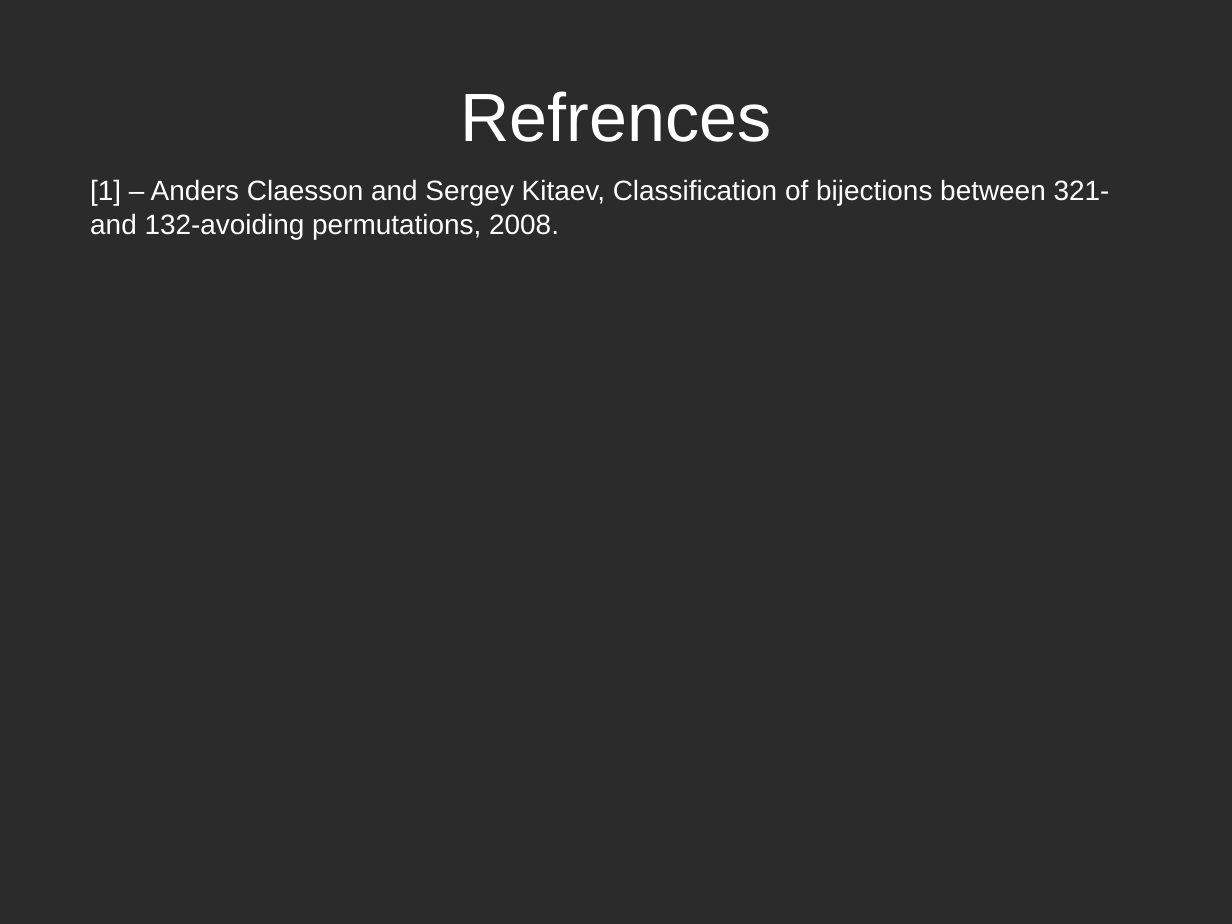
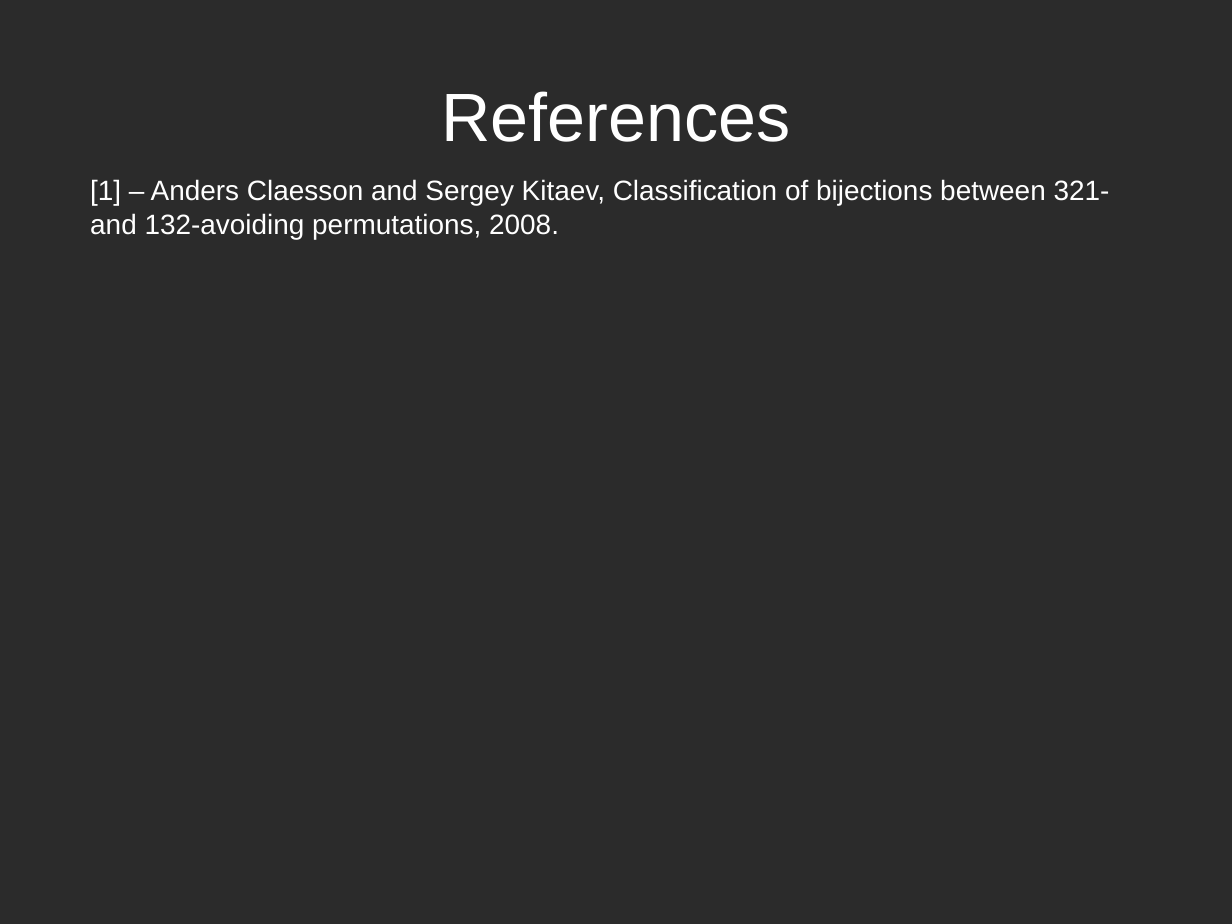
Before and after one commit to patons02/catalan-structures, a slide deck: slide 10 of posterPresentation/posterPresentation.odp. Drawn at 1232x924 pixels with LibreOffice and Linux fonts; fonts in the diff are those of the drawing; background and template pictures are left out; a plain dark background stands for a picture behind light text. Boxes give left, top, right and bottom in pixels: in the first picture for what was removed or moved away, otherwise in the second. Text is boxed around its words. In the diff, an @@ line names an element or a change of style, - is before the commit and + after.

```diff
--- a/posterPresentation/posterPresentation.odp
+++ b/posterPresentation/posterPresentation.odp
@@ title at <box>441,91,790,142</box>: text changed @@
-Refrences
+References
```
Also in this commit, not shown: 1 other file.
